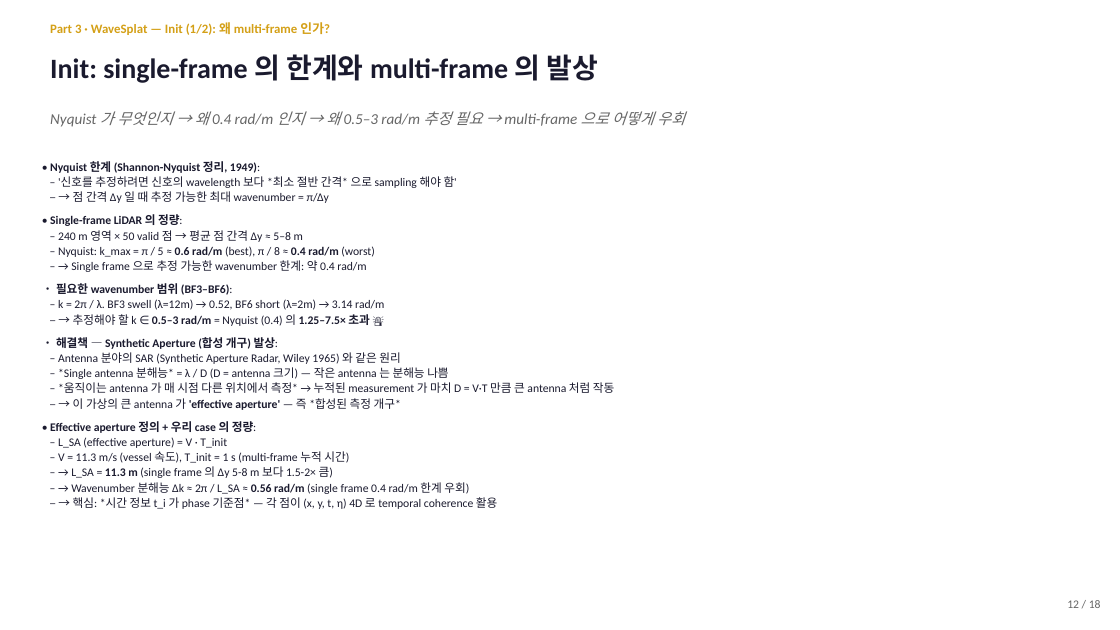
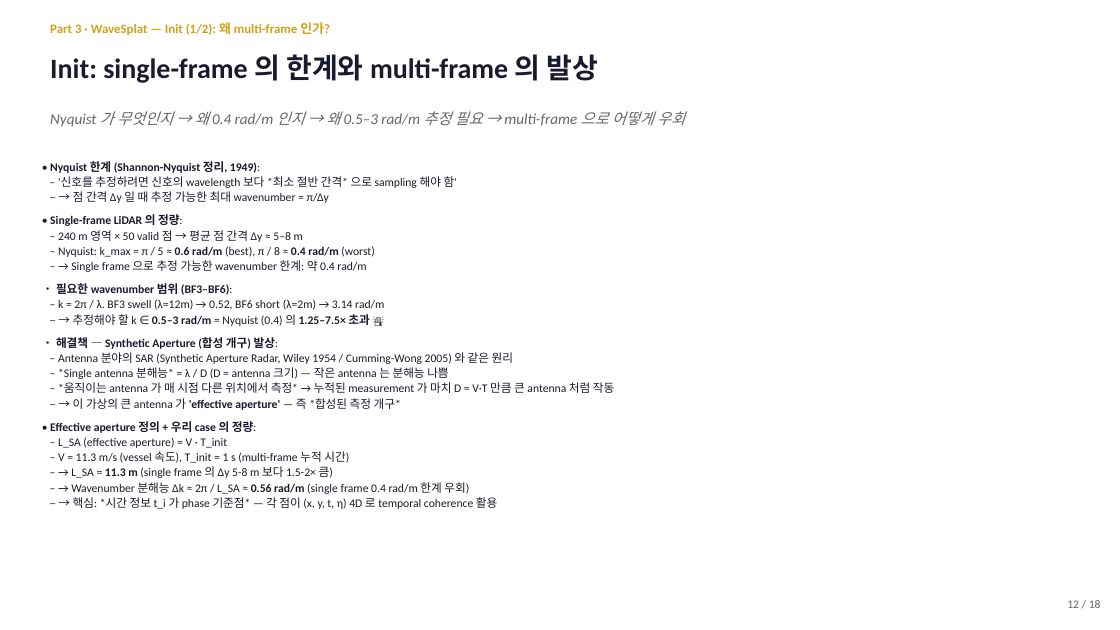
Before and after one commit to SAEYONGPARK94/wavesplat, a slide deck: slide 12 of wavesplat/docs/labmeeting_2026_05_13.pptx. Drawn at 1120x630 pixels with LibreOffice and Linux fonts; fonts in the diff are those of the drawing. Boxes give left, top, right and bottom in pixels: in the first picture for what was removed or moved away, otherwise in the second. Text is boxed around its words. In the diff, an @@ line names an element or a change of style, - is before the commit and + after.

```diff
--- a/wavesplat/docs/labmeeting_2026_05_13.pptx
+++ b/wavesplat/docs/labmeeting_2026_05_13.pptx
@@ text at [58,352,513,364]: text changed @@
-– Antenna 분야의 SAR (Synthetic Aperture Radar, Wiley 1965) 와 같은 원리
+– Antenna 분야의 SAR (Synthetic Aperture Radar, Wiley 1954 / Cumming-Wong 2005) 와 같은 원리
```
Also in this commit, not shown: 5 other slides changed, 2 other files.
